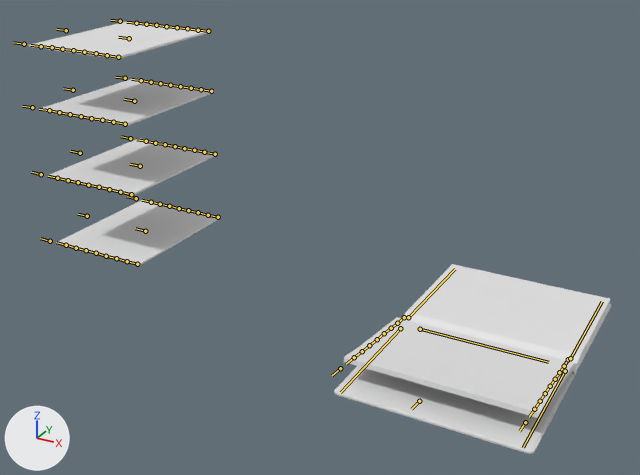
One commit to the Blender file Assets/Models/Temp Art/OpenSketchbook.blend: the scene before it, then after it.
Before and after are seen from a camera (50 mm lens) standing at (2.59, -9.46, 5.09) and looking at (-2.24, -0.66, 0.69). The lights are fixed; the arrows at lower left show +X, +Y and +Z. The bones that bend it are drawn over the model as lines.
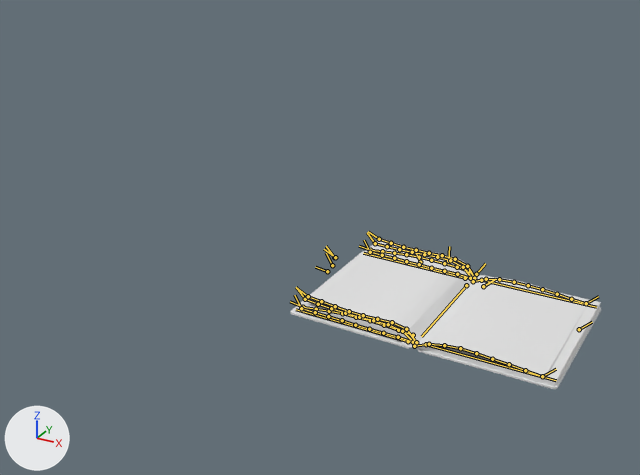
The newer file adds an action. The first version stands in its rest pose; the second is drawn at frame 1 of the action 'Page Turn Left Back'.

What the commit changed:
Bone 'Bone.021' (bone_bone_021) moves from (0.0, 0.0, 0.0) to (1.66, -0.02, 0.17).
Bone 'Bone.021' (bone_bone_021) turns from (0, 0, 0) to (0, -1, 90) degrees about its own x, y and z.
Bone 'Bone.018' (bone_bone_018) moves from (0.0, 0.0, 0.0) to (0.01, -0.14, 0.2).
Bone 'Bone.083' (bone_bone_083) moves from (0.0, 0.0, 0.0) to (0.48, -5.75, -1.29).
Bone 'Bone.083' (bone_bone_083) turns from (0, 0, 0) to (-115, 15, -64) degrees about its own x, y and z.
Bone 'Bone.082' (bone_bone_082) moves from (0.0, 0.0, 0.0) to (0.77, -1.52, 1.4).
Bone 'Bone.082' (bone_bone_082) turns from (0, 0, 0) to (37, 6, -20) degrees about its own x, y and z.
Bone 'Bone.084' (bone_bone_084) moves from (0.0, 0.0, 0.0) to (1.36, -5.75, -0.47).
Bone 'Bone.084' (bone_bone_084) turns from (0, 0, 0) to (-87, -1, -61) degrees about its own x, y and z.
Bone 'Bone.101' (bone_bone_101) moves from (0.0, 0.0, 0.0) to (0.59, -0.82, 1.14).
Bone 'Bone.104' (bone_bone_104) moves from (0.0, 0.0, 0.0) to (1.2, -5.75, 0.72).
Bone 'Bone.104' (bone_bone_104) turns from (0, 0, 0) to (-147, 26, -74) degrees about its own x, y and z.
Bone 'Bone.121' (bone_bone_121) moves from (0.0, 0.0, 0.0) to (0.76, -2.41, 1.34).
Bone 'Bone.121' (bone_bone_121) turns from (0, 0, 0) to (80, 29, -35) degrees about its own x, y and z.
Bone 'Bone.124' (bone_bone_124) moves from (0.0, 0.0, 0.0) to (1.6, -5.78, 1.66).
Bone 'Bone.124' (bone_bone_124) turns from (0, 0, 0) to (19, 151, 99) degrees about its own x, y and z.
Bone 'Bone.141' (bone_bone_141) moves from (0.0, 0.0, 0.0) to (-0.53, -0.57, -0.89).

Location of each change, (x1, y1, x2, y2) in pixels of the pictures (640 x 475 px):
'Cube', posed (12% wider, 27% shorter)
    before: (334, 264, 611, 454)
    after: (291, 251, 601, 389)
'Plane.002', posed (123% taller)
    before: (39, 79, 215, 126)
    after: (308, 238, 476, 344)
'Plane.003', posed (168% taller)
    before: (29, 22, 210, 59)
    after: (414, 277, 589, 378)
'Plane', posed
    before: (57, 199, 221, 266)
    after: (305, 297, 416, 344)
'Plane.001', posed
    before: (48, 138, 218, 196)
    after: (302, 304, 415, 344)
bone 'Bone.021', root to tip
    before: (420, 329) to (548, 362)
    after: (466, 285) to (421, 336)
bone 'Bone.018', root to tip
    before: (419, 401) to (411, 409)
    after: (327, 271) to (315, 267)
bone 'Bone.083', root to tip
    before: (145, 231) to (135, 228)
    after: (448, 261) to (449, 246)
bone 'Bone.082', root to tip
    before: (87, 216) to (78, 214)
    after: (334, 257) to (326, 246)
bone 'Bone.084', root to tip
    before: (140, 166) to (130, 164)
    after: (420, 262) to (414, 249)
bone 'Bone.101', root to tip
    before: (80, 153) to (70, 151)
    after: (332, 265) to (326, 253)
bone 'Bone.104', root to tip
    before: (134, 101) to (124, 99)
    after: (476, 274) to (485, 263)
bone 'Bone.121', root to tip
    before: (73, 90) to (63, 88)
    after: (335, 257) to (324, 249)
bone 'Bone.124', root to tip
    before: (129, 38) to (118, 37)
    after: (483, 286) to (495, 279)
bone 'Bone.141', root to tip
    before: (66, 30) to (56, 29)
    after: (579, 329) to (592, 322)
